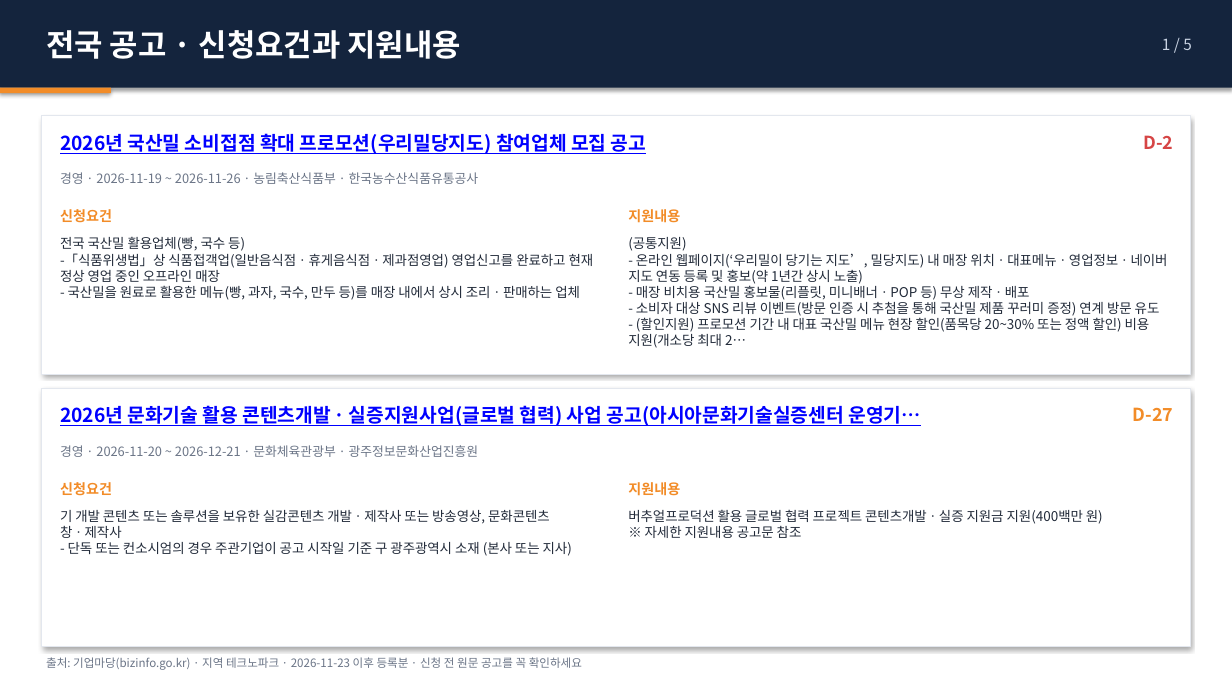
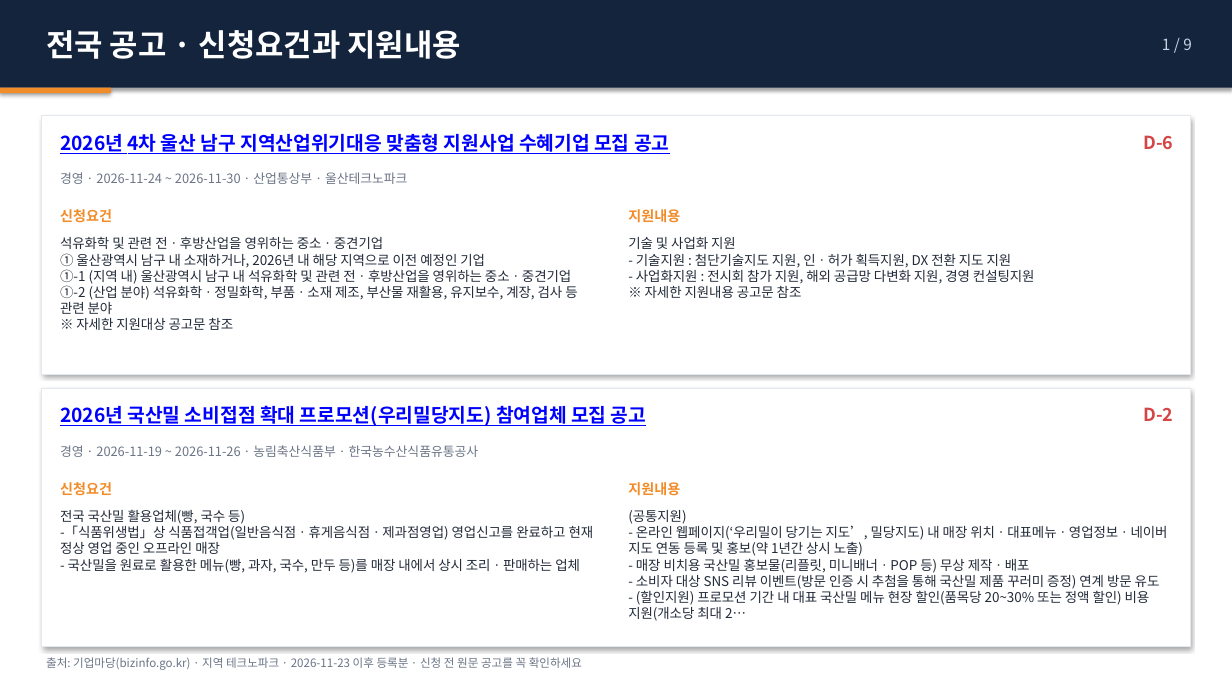
Before and after one commit to juddmank/helprnd.com, a slide deck: slide 16 of site/briefings/2026-11-24_지원사업공고.pptx (slide 8 before the commit). Drawn at 1232x693 pixels with LibreOffice and Linux fonts; fonts in the diff are those of the drawing. Boxes give left, top, right and bottom in pixels: in the first picture for what was removed or moved away, otherwise in the second. Text is boxed around its words. In the diff, an @@ line names an element or a change of style, - is before the commit and + after.

Commit message:
공고 업데이트 2026-11-24

```diff
--- a/site/briefings/2026-11-24_지원사업공고.pptx
+++ b/site/briefings/2026-11-24_지원사업공고.pptx
@@ text at (1162, 38, 1192, 50): text changed @@
-1 / 5
+1 / 9
@@ text at (60, 133, 669, 154): text changed @@
-2026년 국산밀 소비접점 확대 프로모션(우리밀당지도) 참여업체 모집 공고
+2026년 4차 울산 남구 지역산업위기대응 맞춤형 지원사업 수혜기업 모집 공고
@@ text at (1143, 135, 1173, 149): text changed @@
-D-2
+D-6
@@ text at (60, 172, 407, 184): text changed @@
-경영 · 2026-11-19 ~ 2026-11-26 · 농림축산식품부 · 한국농수산식품유통공사
+경영 · 2026-11-24 ~ 2026-11-30 · 산업통상부 · 울산테크노파크
@@ text at (60, 237, 577, 330): text changed @@
-전국 국산밀 활용업체(빵, 국수 등)
--「식품위생법」상 식품접객업(일반음식점ㆍ휴게음식점ㆍ제과점영업) 영업신고를 완료하고 현재 정상 영업 중인 오프라인 매장
-- 국산밀을 원료로 활용한 메뉴(빵, 과자, 국수, 만두 등)를 매장 내에서 상시 조리ㆍ판매하는 업체
+석유화학 및 관련 전ㆍ후방산업을 영위하는 중소ㆍ중견기업
+① 울산광역시 남구 내 소재하거나, 2026년 내 해당 지역으로 이전 예정인 기업
+①-1 (지역 내) 울산광역시 남구 내 석유화학 및 관련 전ㆍ후방산업을 영위하는 중소ㆍ중견기업
+①-2 (산업 분야) 석유화학ㆍ정밀화학, 부품ㆍ소재 제조, 부산물 재활용, 유지보수, 계장, 검사 등 관련 분야
+※ 자세한 지원대상 공고문 참조
@@ text at (628, 237, 1035, 298): text changed @@
-(공통지원)
-- 온라인 웹페이지(‘우리밀이 당기는 지도’, 밀당지도) 내 매장 위치ㆍ대표메뉴ㆍ영업정보ㆍ네이버 지도 연동 등록 및 홍보(약 1년간 상시 노출)
-- 매장 비치용 국산밀 홍보물(리플릿, 미니배너ㆍPOP 등) 무상 제작ㆍ배포
-- 소비자 대상 SNS 리뷰 이벤트(방문 인증 시 추첨을 통해 국산밀 제품 꾸러미 증정) 연계 방문 유도
-- (할인지원) 프로모션 기간 내 대표 국산밀 메뉴 현장 할인(품목당 20~30% 또는 정액 할인) 비용 지원(개소당 최대 2…
+기술 및 사업화 지원
+- 기술지원 : 첨단기술지도 지원, 인ㆍ허가 획득지원, DX 전환 지도 지원
+- 사업화지원 : 전시회 참가 지원, 해외 공급망 다변화 지원, 경영 컨설팅지원
+※ 자세한 지원내용 공고문 참조
@@ text at (60, 405, 646, 426): text changed @@
-2026년 문화기술 활용 콘텐츠개발ㆍ실증지원사업(글로벌 협력) 사업 공고(아시아문화기술실증센터 운영기…
+2026년 국산밀 소비접점 확대 프로모션(우리밀당지도) 참여업체 모집 공고
@@ text at (1143, 407, 1173, 421): text changed; text colour #F28C28 to #D64545 @@
-D-27
+D-2
@@ text at (60, 445, 478, 457): text changed @@
-경영 · 2026-11-20 ~ 2026-12-21 · 문화체육관광부 · 광주정보문화산업진흥원
+경영 · 2026-11-19 ~ 2026-11-26 · 농림축산식품부 · 한국농수산식품유통공사
@@ text at (60, 510, 594, 573): text changed @@
-기 개발 콘텐츠 또는 솔루션을 보유한 실감콘텐츠 개발ㆍ제작사 또는 방송영상, 문화콘텐츠 창ㆍ제작사
-- 단독 또는 컨소시엄의 경우 주관기업이 공고 시작일 기준 구 광주광역시 소재 (본사 또는 지사)
+전국 국산밀 활용업체(빵, 국수 등)
+-「식품위생법」상 식품접객업(일반음식점ㆍ휴게음식점ㆍ제과점영업) 영업신고를 완료하고 현재 정상 영업 중인 오프라인 매장
+- 국산밀을 원료로 활용한 메뉴(빵, 과자, 국수, 만두 등)를 매장 내에서 상시 조리ㆍ판매하는 업체
@@ text at (628, 510, 1167, 621): text changed @@
-버추얼프로덕션 활용 글로벌 협력 프로젝트 콘텐츠개발ㆍ실증 지원금 지원(400백만 원)
-※ 자세한 지원내용 공고문 참조
+(공통지원)
+- 온라인 웹페이지(‘우리밀이 당기는 지도’, 밀당지도) 내 매장 위치ㆍ대표메뉴ㆍ영업정보ㆍ네이버 지도 연동 등록 및 홍보(약 1년간 상시 노출)
+- 매장 비치용 국산밀 홍보물(리플릿, 미니배너ㆍPOP 등) 무상 제작ㆍ배포
+- 소비자 대상 SNS 리뷰 이벤트(방문 인증 시 추첨을 통해 국산밀 제품 꾸러미 증정) 연계 방문 유도
+- (할인지원) 프로모션 기간 내 대표 국산밀 메뉴 현장 할인(품목당 20~30% 또는 정액 할인) 비용 지원(개소당 최대 2…
```
Also in this commit, not shown: 11 other slides changed, 13 slides added, 3 other files.
